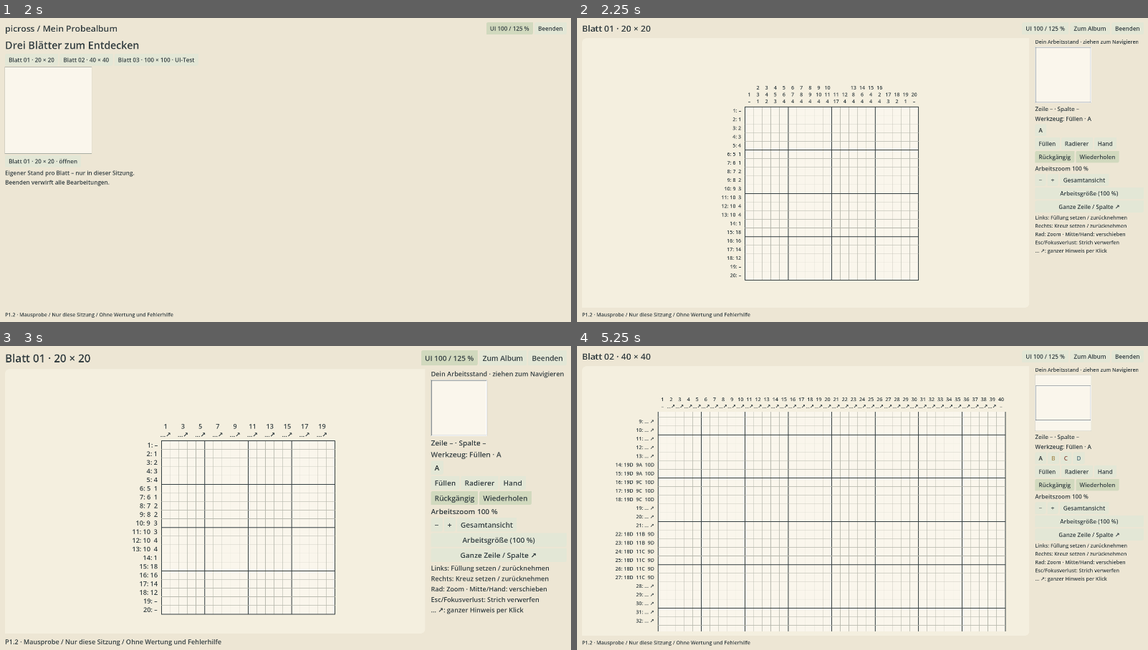
Above: before the commit, frames 1-4 (two rows, left to right).
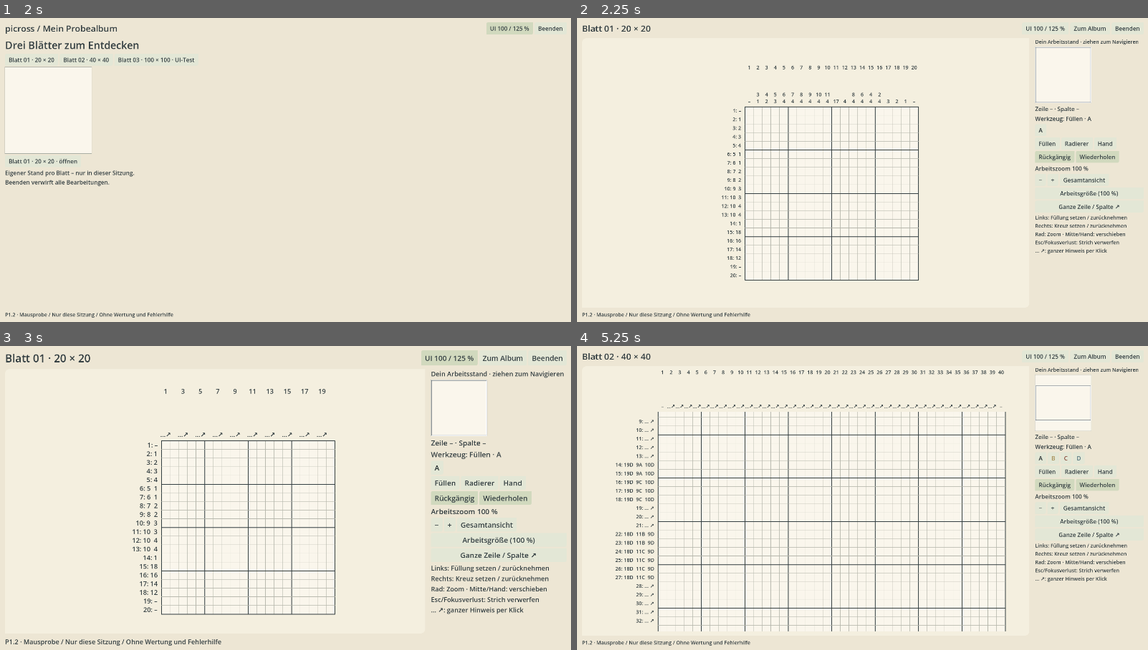
Above: after the commit, the same moments.

Repository: venomenon328/picross
Game: Godot game, scene res://main.tscn
The game is run twice, just before and just after one commit, with the same random seed, the same clock (stepped at 60 frames per second) and the same inputs.
Inputs:
- Up to frame 1 (2 s): click "UI 100 / 125 %" at 0.5 s; click "UI 100 / 125 %" at 1.25 s
- Up to frame 2 (2.25 s): click "Blatt 01 · 20 × 20" at 2 s
- Up to frame 3 (3 s): click "UI 100 / 125 %" at 2.75 s
- Up to frame 4 (5.25 s): click "UI 100 / 125 %" at 3.5 s; click "Zum Album" at 4.25 s; click "Blatt 02 · 40 × 40" at 5 s

Frame 1 is identical in both runs. In frame 2, 0.2% of the frame differs, in the area x 29-60%, y 15-26%; in frame 3, 0.2%; in frame 4, 0.6%, in the area x 14-75%, y 8-19%.

Commit message:
fix(p1): make render CI independent of audio hardware

Diff:
--- a/prototypes/p1/ui/board.gd
+++ b/prototypes/p1/ui/board.gd
@@ -245,7 +245,9 @@
 				texts.append("–")
 		if x == hover.x:
 			draw_rect(Rect2(px - view.cell_size / 2, near_grid.y - (texts.size() + 1) * line_height - 8, view.cell_size, (texts.size() + 1) * line_height + 4), Color("d8ddcc"))
-		texts.insert(0, str(x + 1))
+		var number: String = str(x + 1)
+		var nw: float = font.get_string_size(number, HORIZONTAL_ALIGNMENT_LEFT, -1, fs).x
+		draw_string(font, Vector2(px - nw / 2, near_grid.y - view.viewport.position.y + 22 * ui_scale), number, HORIZONTAL_ALIGNMENT_LEFT, -1, fs, INK)
 		for i: int in range(texts.size()):
 			var tw: float = font.get_string_size(texts[i], HORIZONTAL_ALIGNMENT_LEFT, -1, fs).x
 			draw_string(font, Vector2(px - tw / 2, near_grid.y - 10 - (texts.size() - 1 - i) * line_height), texts[i], HORIZONTAL_ALIGNMENT_LEFT, -1, fs, INK)
Not shown, changed: tools/p1_product.py
